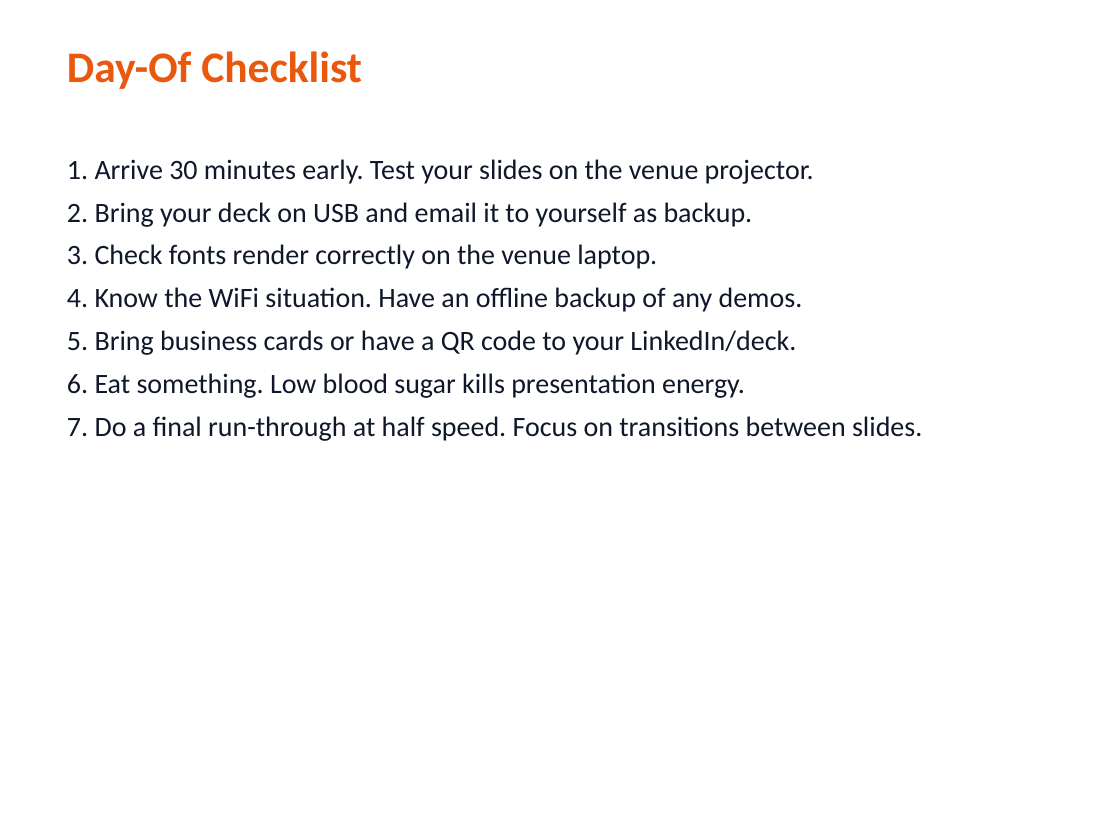
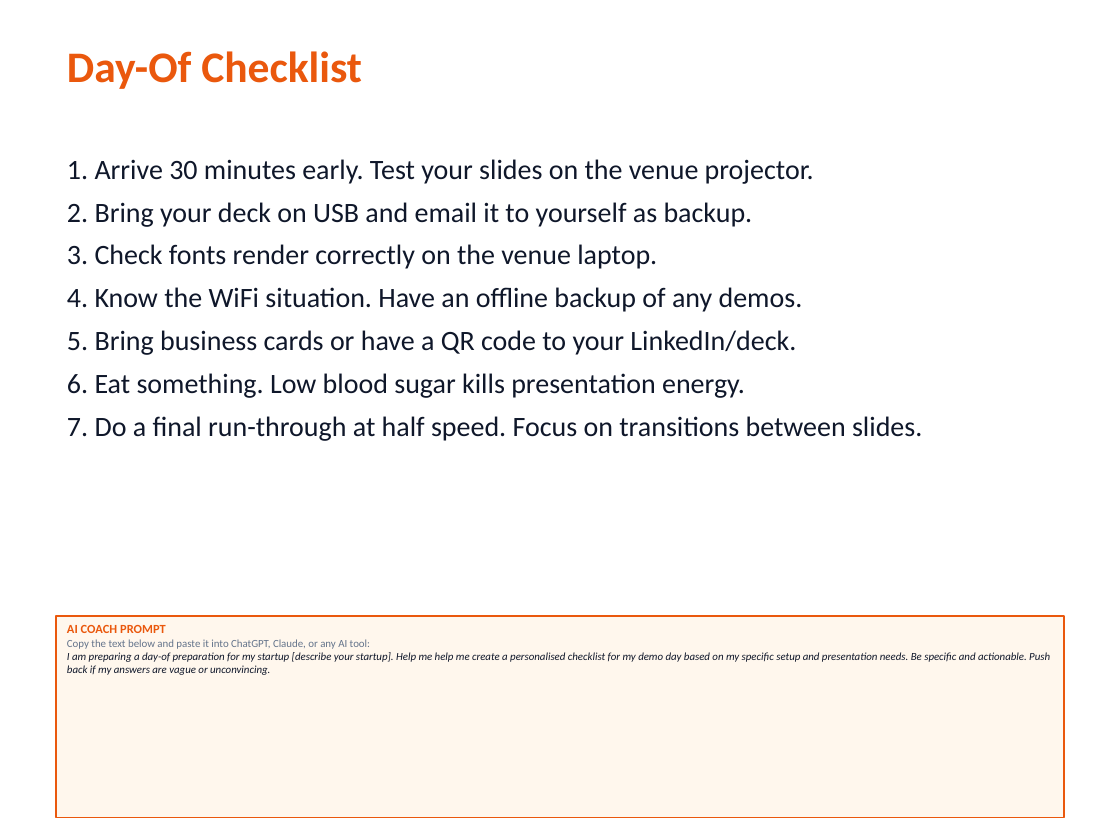
Before and after one commit to TheGinjaNinja/gnv-fundraising-workshop, a slide deck: slide 7 of low-tech/demo-day-prep.pptx. Drawn at 1120x840 pixels with LibreOffice and Linux fonts; fonts in the diff are those of the drawing. Boxes give left, top, right and bottom in pixels: in the first picture for what was removed or moved away, otherwise in the second. Text is boxed around its words. In the diff, an @@ line names an element or a change of style, - is before the commit and + after.

```diff
--- a/low-tech/demo-day-prep.pptx
+++ b/low-tech/demo-day-prep.pptx
@@ rectangle added at (56,616,1064,818), fill #FFF7ED, outline #EA580D 1 pt, 7 pt, text #0F172A, italic @@
+AI COACH PROMPT
+Copy the text below and paste it into ChatGPT, Claude, or any AI tool:
+I am preparing a day-of preparation for my startup [describe your startup]. Help me help me create a personalised checklist for my demo day based on my specific setup and presentation needs. Be specific and actionable. Push back if my answers are vague or unconvincing.
```
Also in this commit, not shown: 5 other slides changed, 3 other files.
